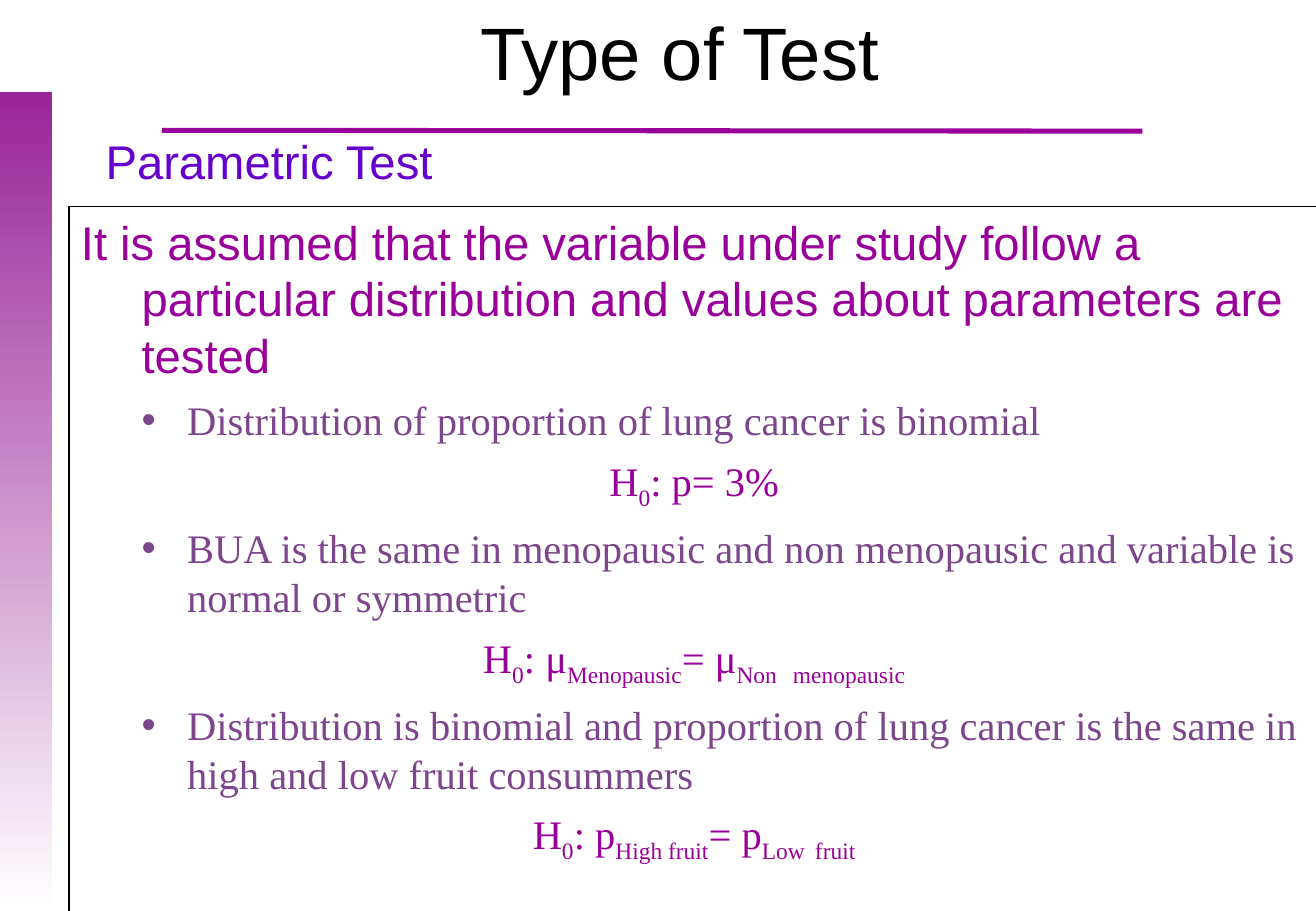
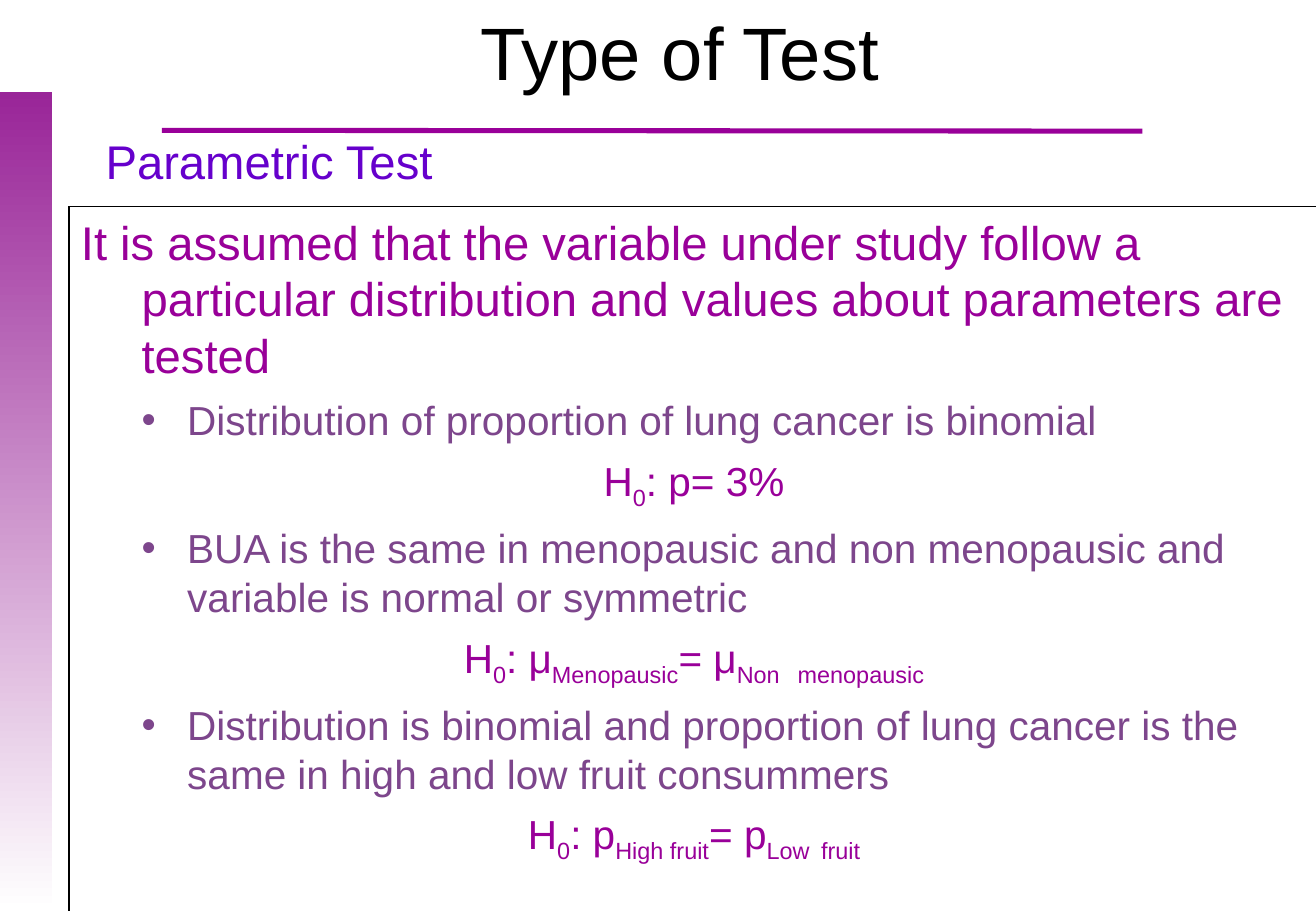
Before and after one commit to uebvhir/Course2020_Statistical-Analysis-with-R, a slide deck: slide 24 of Slides/StatisticsWithR-6-Principles_of_Hypothesis_Testing.pptx. Drawn at 1316x911 pixels with LibreOffice and Linux fonts; fonts in the diff are those of the drawing; background and template pictures are left out. Boxes give left, top, right and bottom in pixels: in the first picture for what was removed or moved away, otherwise in the second. Text is boxed around its words. In the diff, an @@ line names an element or a change of style, - is before the commit and + after.

```diff
--- a/Slides/StatisticsWithR-6-Principles_of_Hypothesis_Testing.pptx
+++ b/Slides/StatisticsWithR-6-Principles_of_Hypothesis_Testing.pptx
@@ text in rectangle at <box>187,405,1238,860</box>: font Times New Roman to Arial in "Distribution of proportion of lung cancer is ...", "H0: p= 3%", "BUA is the same in menopausic and ...", "H0: μMenopausic= μNon menopausic" and 2 more places @@
```
Also in this commit, not shown: 9 other slides changed, 1 other file.
